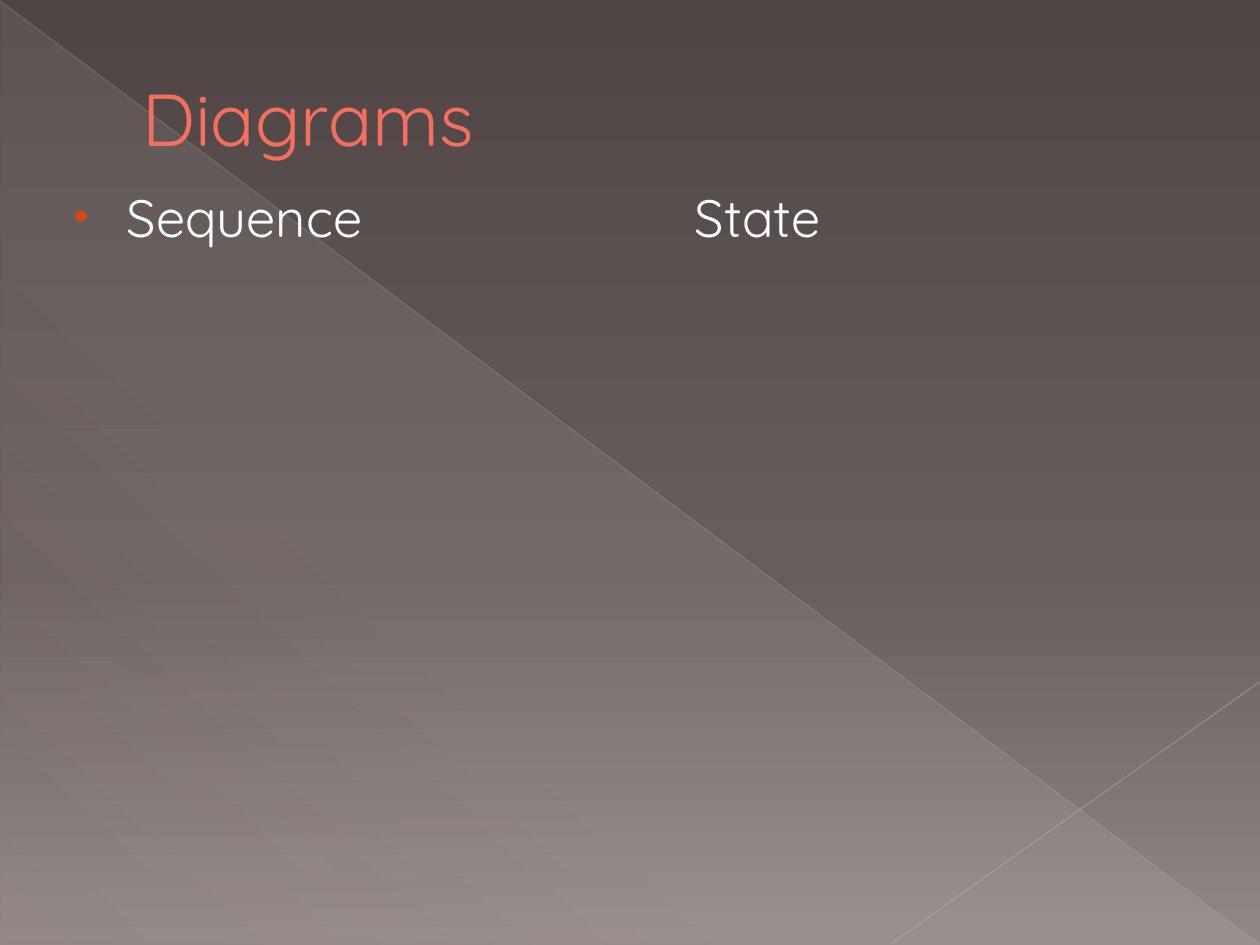
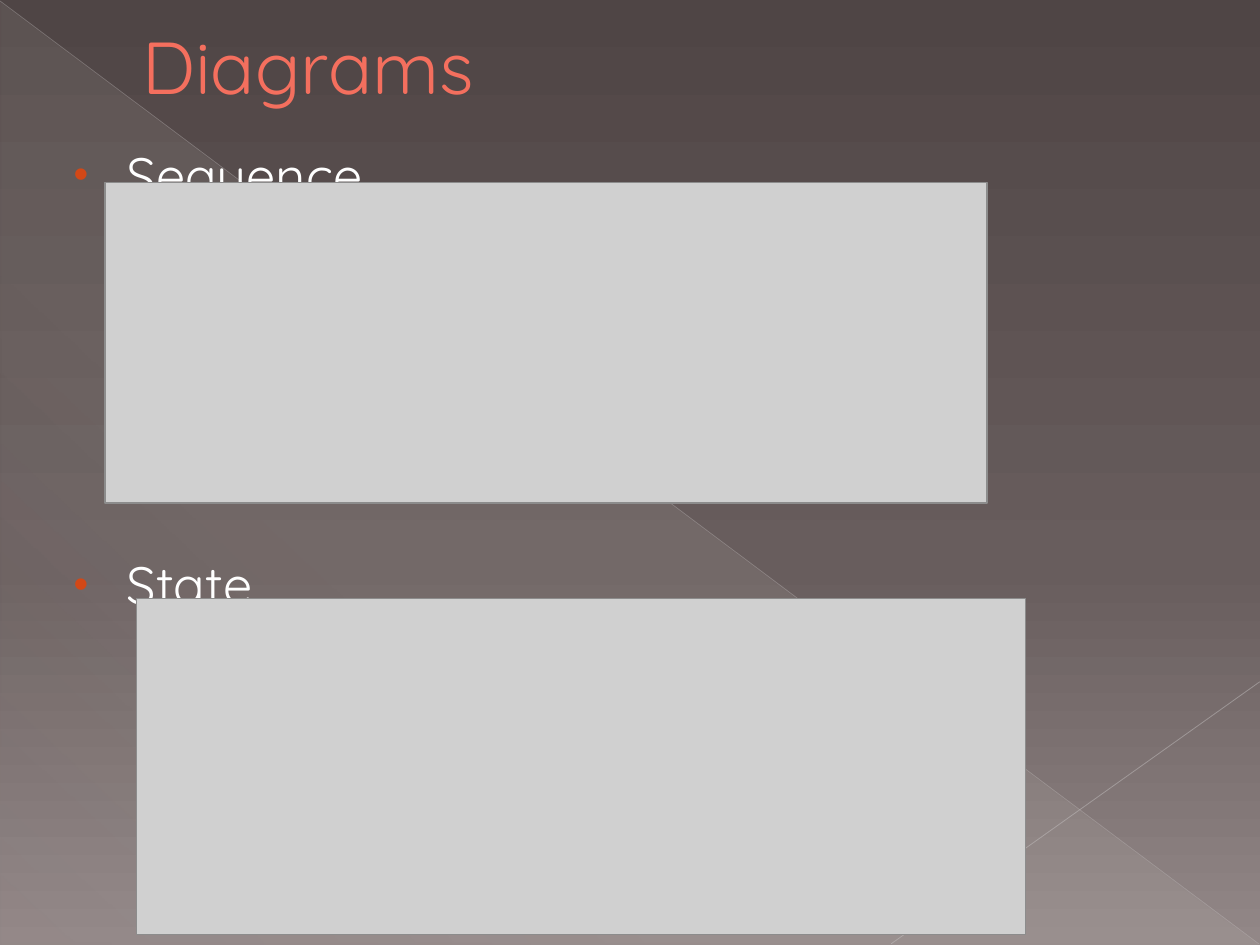
Before and after one commit to Jessie-Wilkins/CIS474TeamProject, a slide deck: slide 9 of ProjectPPT.pptx. Drawn at 1260x945 pixels with LibreOffice and Linux fonts; fonts in the diff are those of the drawing; grey boxes stand for pictures. Boxes give left, top, right and bottom in pixels: in the first picture for what was removed or moved away, otherwise in the second. Text is boxed around its words. In the diff, an @@ line names an element or a change of style, - is before the commit and + after.

Commit message:
ppt updated

```diff
--- a/ProjectPPT.pptx
+++ b/ProjectPPT.pptx
@@ title "Diagrams": place and size @@
-title "Diagrams" at <box>142,94,474,166</box>
+title "Diagrams" at <box>142,42,474,112</box>
@@ text at <box>127,157,363,619</box>: text changed @@
-• Sequence State
+• Sequence
+• State
@@ picture added at <box>105,183,987,504</box> @@
@@ picture added at <box>136,598,1024,935</box> @@
```
Also in this commit, not shown: 3 other slides changed, 2 slides added, 1 other file.
